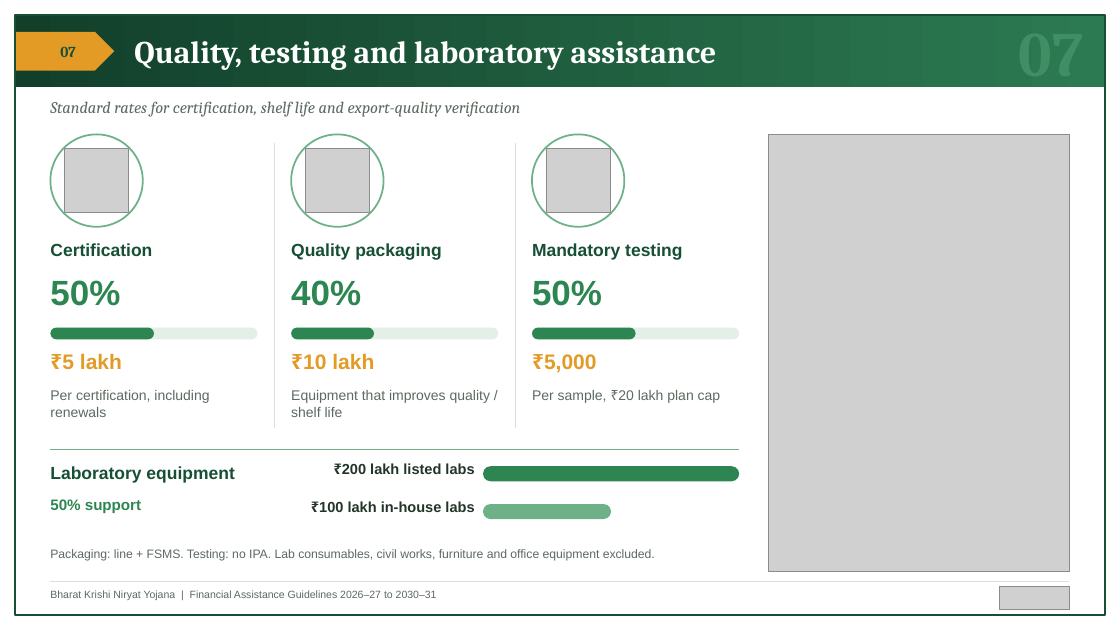
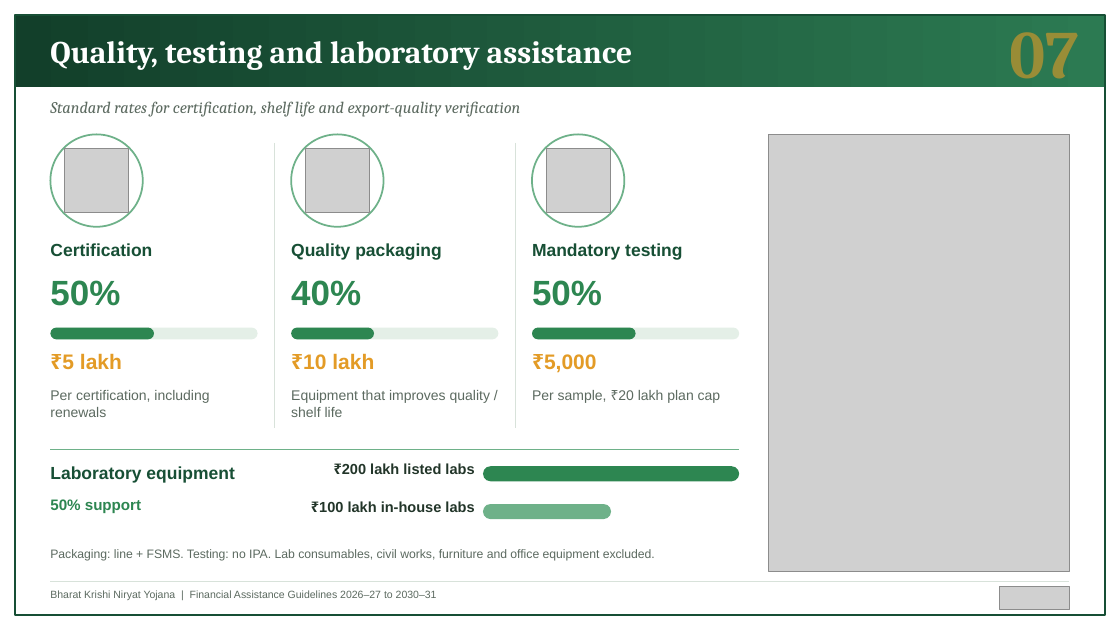
Before and after one commit to BantheFox012/FM, a slide deck: slide 7 of APEDA_BKNY_Standard_40_Percent.pptx. Drawn at 1120x630 pixels with LibreOffice and Linux fonts; fonts in the diff are those of the drawing; grey boxes stand for pictures. Boxes give left, top, right and bottom in pixels: in the first picture for what was removed or moved away, otherwise in the second. Text is boxed around its words. In the diff, an @@ line names an element or a change of style, - is before the commit and + after.

```diff
--- a/APEDA_BKNY_Standard_40_Percent.pptx
+++ b/APEDA_BKNY_Standard_40_Percent.pptx
@@ text "Quality, testing and laboratory assistance": place and size @@
-text "Quality, testing and laboratory assistance" at [134, 41, 716, 70]
+text "Quality, testing and laboratory assistance" at [50, 41, 632, 70]
@@ text "07" at [1010, 15, 1079, 93]: size 54 to 58 pt, text colour #3F8E64 to #E39B26 at 60% opacity @@
@@ pentagon arrow removed at [15, 32, 114, 71] @@
@@ text removed at [60, 46, 76, 57] @@
-07
```
Also in this commit, not shown: 11 other slides changed.
